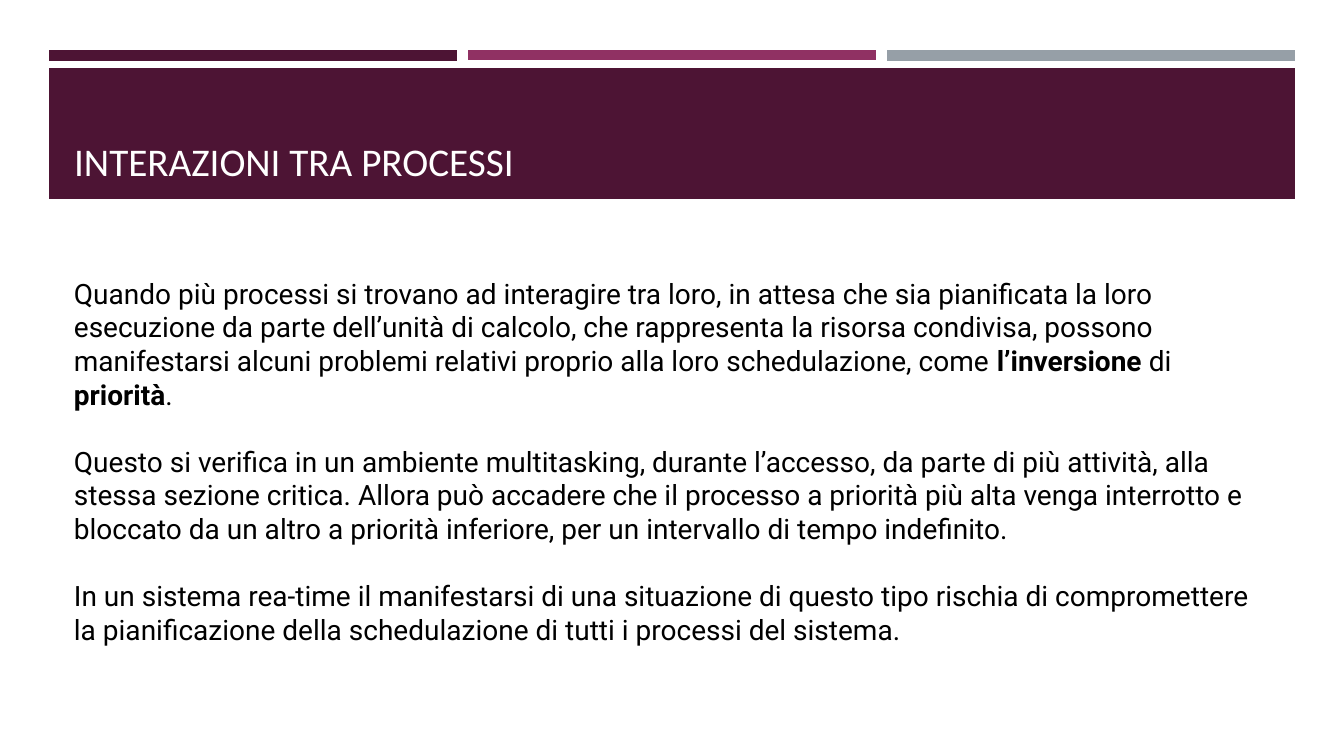
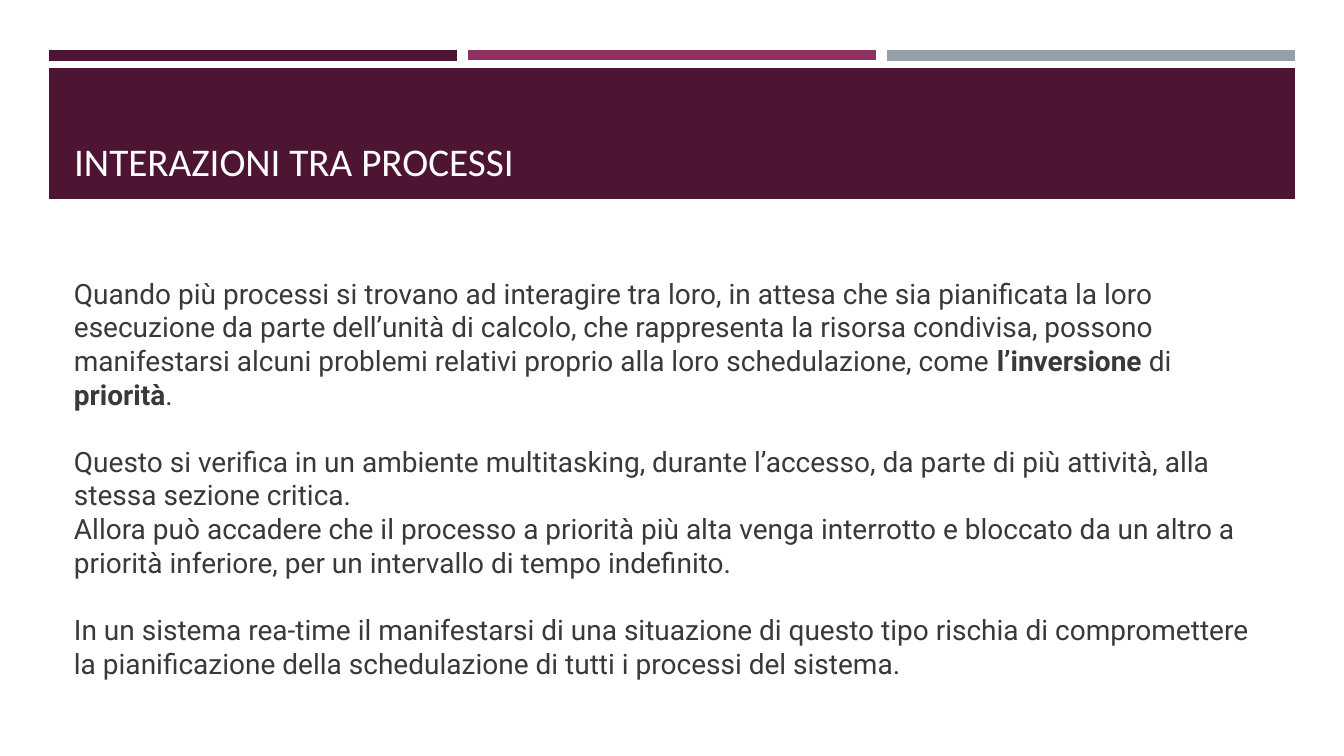
Before and after one commit to ivochan/SchedulingExercise, a slide deck: slide 27 of presentation/Algoritmi di scheduling real-time.odp. Drawn at 1344x756 pixels with LibreOffice and Linux fonts; fonts in the diff are those of the drawing. Boxes give left, top, right and bottom in pixels: in the first picture for what was removed or moved away, otherwise in the second. Text is boxed around its words. In the diff, an @@ line names an element or a change of style, - is before the commit and + after.

```diff
--- a/presentation/Algoritmi di scheduling real-time.odp
+++ b/presentation/Algoritmi di scheduling real-time.odp
@@ text at [74,282,1248,680]: text colour #000000 to #3B3838 in "Quando più processi si trovano ad interagire ...", "In un sistema rea-time il manifestarsi di ..." @@
@@ text at [74,450,1234,579]: text changed; text colour #000000 to #3B3838 @@
-Questo si verifica in un ambiente multitasking, durante l’accesso, da parte di più attività, alla stessa sezione critica. Allora può accadere che il processo a priorità più alta venga interrotto e bloccato da un altro a priorità inferiore, per un intervallo di tempo indefinito.
+Questo si verifica in un ambiente multitasking, durante l’accesso, da parte di più attività, alla stessa sezione critica.
+Allora può accadere che il processo a priorità più alta venga interrotto e bloccato da un altro a priorità inferiore, per un intervallo di tempo indefinito.
```
Also in this commit, not shown: 23 other slides changed, 2 other files.
